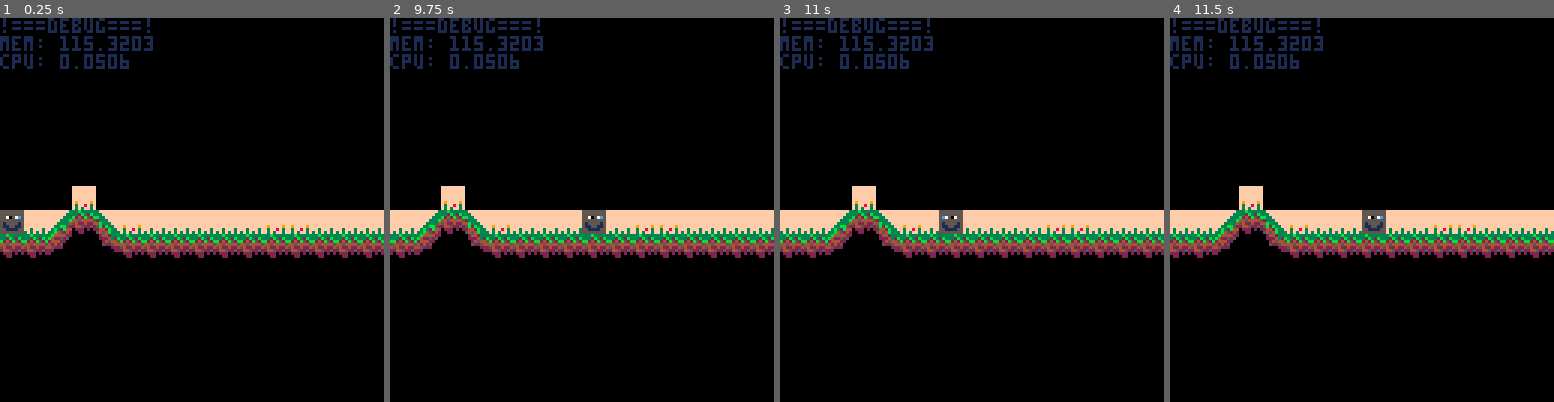
Above: before the commit, frames 1-4 (left to right).
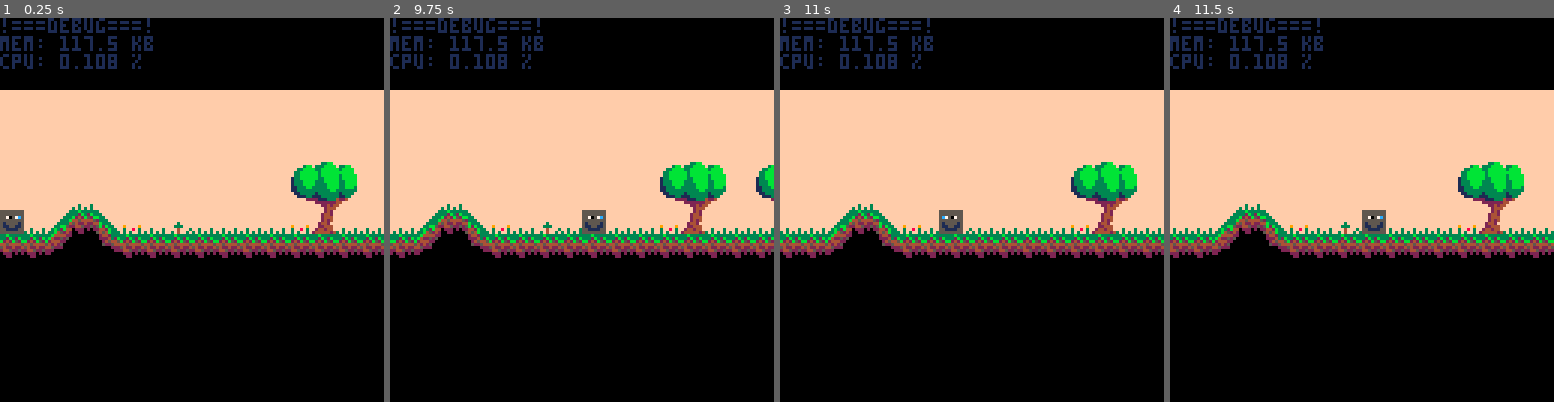
Above: after the commit, the same moments.

Repository: Lucky4Luuk/LD43
Game: PICO-8 cartridge ld43-game.p8
Same seed, same stepped clock (60 frames per second), same inputs: the game is played once before the commit and once after it.
Inputs:
- Up to frame 1 (0.25 s): no input
- Up to frame 2 (9.75 s): hold Right 1.6-2.1 s; hold Right 2.47-3.03 s; hold Left 3.08-3.58 s; hold Right 4.02-4.68 s; hold Left 5.08-5.68 s; hold Right 6.08-6.58 s; hold Right 6.63-7.13 s; hold Right 7.5-8.07 s; hold Left 8.12-8.62 s; hold Right 9.05-9.72 s
- Up to frame 3 (11 s): hold Left 10.12-10.72 s
- Up to frame 4 (11.5 s): hold Right from 11.12 s (still down)

The runs differ from the first frame. In frame 1, 32% of the frame differs, in the area x 0-100%, y 4-57%; in frame 2, 32%; in frame 3, 32%; in frame 4, 32%.

Commit message:
big jump-out-of-window

Diff:
--- a/ld43-game.p8
+++ b/ld43-game.p8
@@ -30,14 +30,30 @@
 			h-=8
 		end
 		mset(i-1-cx,h/8-1,terrainflowers[i])
+		if terrainflowers[i]==52 then
+			if pd==0 and d==0 and nd==0 and terrainflowers[i-1]!=52 and terrainflowers[i-2]!=52 then
+				terrainflowers[i]=52
+				mset(i-1-cx,h/8-2,36)
+ 			mset(i-1-cx,h/8-3,20)
+ 			mset(i-2-cx,h/8-2,35)
+ 			mset(i-2-cx,h/8-3,19)
+ 			mset(i-cx,h/8-2,37)
+ 			mset(i-cx,h/8-3,21)
+			else
+				terrainflowers[i]=6
+				mset(i-1-cx,h/8-1,6)
+			end
+		end
 		mset(i-1-cx,h/8,n)
-		for y=h/8+1,9 do
+		for y=h/8+1,31 do
 			mset(i-1,y,4)
 		end
 		if n==2 then
 			mset(i-1-cx,h/8+1,16)
+			mset(i-1-cx,h/8-1,22)
 		elseif n==5 then
 			mset(i-1-cx,h/8+1,17)
+			mset(i-1-cx,h/8-1,22)
 		end
 		h+=d*8
 		if d==-1 then
@@ -84,9 +100,14 @@
 			terrainh[i*8+j]=ph
 		end
 		if d==0 then
-			if flr(rnd(4))==0 then
+			local fr=flr(rnd(80))
+			if fr<15 then
 				--mset(i-1,h/8-1,3)
 				terrainflowers[i]=3
+			elseif fr<20 then
+				terrainflowers[i]=18
+			elseif fr<50 then
+				terrainflowers[i]=52
 			else
 				--mset(i-1,h/8-1,6)
 				terrainflowers[i]=6
@@ -129,22 +150,172 @@
 	--sspr(40,0,16,16,x,y,16,16,f,false)
 	sspr(56,0,8,8,x-camx,y-camy,8,8,f,false)
 	print("!===debug===!",0,0,1)
-	print("mem: "..tostr(stat(0)),0,6,1)
-	print("cpu: "..tostr(stat(1)),0,12,1)
-end
-…(16 lines of a section not shown)…
+	print("mem: "..tostr(flr(stat(0)+0.5)-0.5).." kb",0,6,1)
+	print("cpu: "..tostr(flr(stat(1)*1000)/1000).." %",0,12,1)
+	--print("blk: "..tostr(mget(flr(x/8),flr(y/8)+1)),0,18,1)
+end
+…(129 lines of a section not shown)…
+__map__
+1616161616161616161616161616161616161616161616161616161616161616161616161616161616161616161616161616161616161616161616161616161616161616161616161616161616161616161616161616161616161616161616161616161616161616161616161616161616161616161616161616161616161616
+1616161616161616161616161616161616161616161616161616161616161616161616161616161616161616161616161616161616161616161616161616161616161616161616161616161616161616161616161616161616161616161616161616161616161616161616161616161616161616161616161616161616161616
+1616161616161616161616161616161616161616161616161616161616161616161616161616161616161616161616161616161616161616161616161616161616161616161616161616161616161616161616161616161616161616161616161616161616161616161616161616161616161616161616161616161616161616
+1616161616161616161616161616161616161616161616161616161616161616161616161616161616161616161616161616161616161616161616161616161616161616161616161616161616161616161616161616161616161616161616161616161616161616161616161616161616161616161616161616161616161616
+1616161616161616161616161616161616161616161616161616161616161616161616161616161616161616161616161616161616161616161616161616161616161616161616161616161616161616161616161616161616161616161616161616161616161616161616161616161616161616161616161616161616161616
+1616161616161616161616161616161616161616161616161616161616161616161616161616161616161616161616161616161616161616161616161616161616161616161616161616161616161616161616161616161616161616161616161616161616161616161616161616161616161616161616161616161616161616
+1616161616161616161616161616161616161616161616161616161616161616161616161616161616161616161616161616161616161616161616161616161616161616161616161616161616161616161616161616161616161616161616161616161616161616161616161616161616161616161616161616161616161616
+1616161616161616161616161616161616161616161616161616161616161616161616161616161616161616161616161616161616161616161616161616161616161616161616161616161616161616161616161616161616161616161616161616161616161616161616161616161616161616161616161616161616161616
+1616161616161616161616161616161616161616161616161616161616161616161616161616161616161616161616161616161616161616161616161616161616161616161616161616161616161616161616161616161616161616161616161616161616161616161616161616161616161616161616161616161616161616
+1616161616161616161616161616161616161616161616161616161616161616161616161616161616161616161616161616161616161616161616161616161616161616161616161616161616161616161616161616161616161616161616161616161616161616161616161616161616161616161616161616161616161616
+1616161616161616161616161616161616161616161616161616161616161616161616161616161616161616161616161616161616161616161616161616161616161616161616161616161616161616161616161616161616161616161616161616161616161616161616161616161616161616161616161616161616161616
+1616161616161616161616161616161616161616161616161616161616161616161616161616161616161616161616161616161616161616161616161616161616161616161616161616161616161616161616161616161616161616161616161616161616161616161616161616161616161616161616161616161616161616
+1616161616161616161616161616161616161616161616161616161616161616161616161616161616161616161616161616161616161616161616161616161616161616161616161616161616161616161616161616161616161616161616161616161616161616161616161616161616161616161616161616161616161616
+1616161616161616161616161616161616161616161616161616161616161616161616161616161616161616161616161616161616161616161616161616161616161616161616161616161616161616161616161616161616161616161616161616161616161616161616161616161616161616161616161616161616161616
+1616161616161616161616161616161616161616161616161616161616161616161616161616161616161616161616161616161616161616161616161616161616161616161616161616161616161616161616161616161616161616161616161616161616161616161616161616161616161616161616161616161616161616
+1616161616161616161616161616161616161616161616161616161616161616161616161616161616161616161616161616161616161616161616161616161616161616161616161616161616161616161616161616161616161616161616161616161616161616161616161616161616161616161616161616161616161616
+1616161616161616161616161616161616161616161616161616161616161616161616161616161616161616161616161616161616161616161616161616161616161616161616161616161616161616161616161616161616161616161616161616161616161616161616161616161616161616161616161616161616161616
+1616161616161616161616161616161616161616161616161616161616161616161616161616161616161616161616161616161616161616161616161616161616161616161616161616161616161616161616161616161616161616161616161616161616161616161616161616161616161616161616161616161616161616
+1616161616161616161616161616161616161616161616161616161616161616161616161616161616161616161616161616161616161616161616161616161616161616161616161616161616161616161616161616161616161616161616161616161616161616161616161616161616161616161616161616161616161616
+1616161616161616161616161616161616161616161616161616161616161616161616161616161616161616161616161616161616161616161616161616161616161616161616161616161616161616161616161616161616161616161616161616161616161616161616161616161616161616161616161616161616161616
+1616161616161616161616161616161616161616161616161616161616161616161616161616161616161616161616161616161616161616161616161616161616161616161616161616161616161616161616161616161616161616161616161616161616161616161616161616161616161616161616161616161616161616
+1616161616161616161616161616161616161616161616161616161616161616161616161616161616161616161616161616161616161616161616161616161616161616161616161616161616161616161616161616161616161616161616161616161616161616161616161616161616161616161616161616161616161616
+1616161616161616161616161616161616161616161616161616161616161616161616161616161616161616161616161616161616161616161616161616161616161616161616161616161616161616161616161616161616161616161616161616161616161616161616161616161616161616161616161616161616161616
+1616161616161616161616161616161616161616161616161616161616161616161616161616161616161616161616161616161616161616161616161616161616161616161616161616161616161616161616161616161616161616161616161616161616161616161616161616161616161616161616161616161616161616
+1616161616161616161616161616161616161616161616161616161616161616161616161616161616161616161616161616161616161616161616161616161616161616161616161616161616161616161616161616161616161616161616161616161616161616161616161616161616161616161616161616161616161616
+1616161616161616161616161616161616161616161616161616161616161616161616161616161616161616161616161616161616161616161616161616161616161616161616161616161616161616161616161616161616161616161616161616161616161616161616161616161616161616161616161616161616161616
+1616161616161616161616161616161616161616161616161616161616161616161616161616161616161616161616161616161616161616161616161616161616161616161616161616161616161616161616161616161616161616161616161616161616161616161616161616161616161616161616161616161616161616
+1616161616161616161616161616161616161616161616161616161616161616161616161616161616161616161616161616161616161616161616161616161616161616161616161616161616161616161616161616161616161616161616161616161616161616161616161616161616161616161616161616161616161616
+1616161616161616161616161616161616161616161616161616161616161616161616161616161616161616161616161616161616161616161616161616161616161616161616161616161616161616161616161616161616161616161616161616161616161616161616161616161616161616161616161616161616161616
+1616161616161616161616161616161616161616161616161616161616161616161616161616161616161616161616161616161616161616161616161616161616161616161616161616161616161616161616161616161616161616161616161616161616161616161616161616161616161616161616161616161616161616
+1616161616161616161616161616161616161616161616161616161616161616161616161616161616161616161616161616161616161616161616161616161616161616161616161616161616161616161616161616161616161616161616161616161616161616161616161616161616161616161616161616161616161616
+1616161616161616161616161616161616161616161616161616161616161616161616161616161616161616161616161616161616161616161616161616161616161616161616161616161616161616161616161616161616161616161616161616161616161616161616161616161616161616161616161616161616161616
+
+
+
Not shown, changed: 128 lines of the sprite sheet (__gfx__) section of ld43-game.p8
Not shown, changed: the sound effects (__sfx__) section of ld43-game.p8
